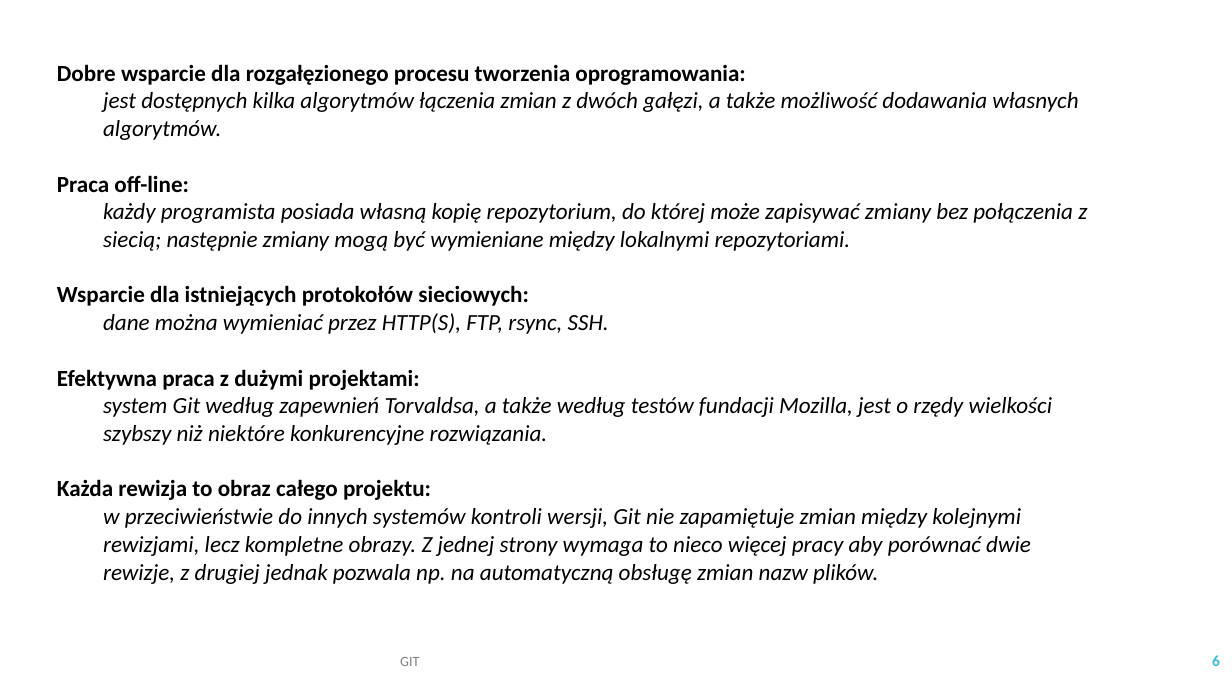
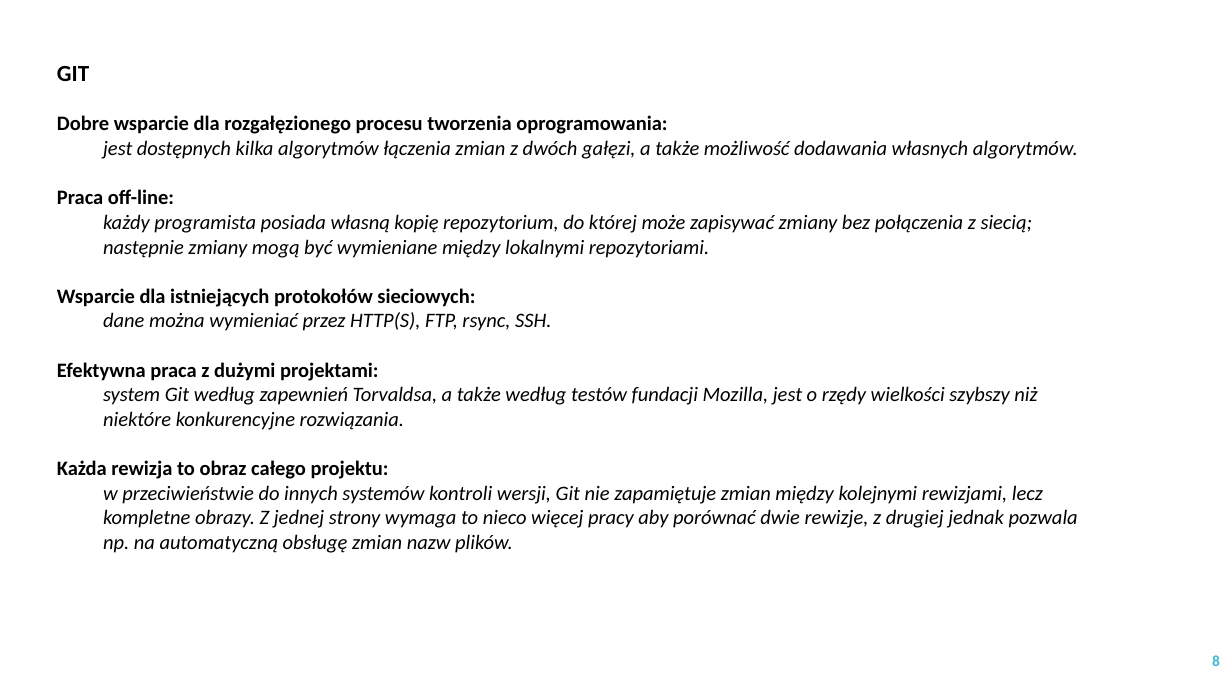
Before and after one commit to IlonaKulon/SzkolenieZIIMI, a slide deck: slide 8 of slajdy/ZIIMI_01_GIT.pptx (slide 6 before the commit). Drawn at 1232x693 pixels with LibreOffice and Linux fonts; fonts in the diff are those of the drawing. Boxes give left, top, right and bottom in pixels: in the first picture for what was removed or moved away, otherwise in the second. Text is boxed around its words. In the diff, an @@ line names an element or a change of style, - is before the commit and + after.

Commit message:
zmiany w slajdach

```diff
--- a/slajdy/ZIIMI_01_GIT.pptx
+++ b/slajdy/ZIIMI_01_GIT.pptx
@@ text at [57, 66, 89, 81]: paragraph added @@
+GIT
@@ text at [57, 115, 1078, 553]: size 18 to 16 pt @@
@@ text removed at [400, 657, 419, 666] @@
-GIT
@@ page number at [1212, 655, 1220, 666]: text changed @@
-6
+8
```
Also in this commit, not shown: 6 other slides changed, 24 slides added, 10 other files.
